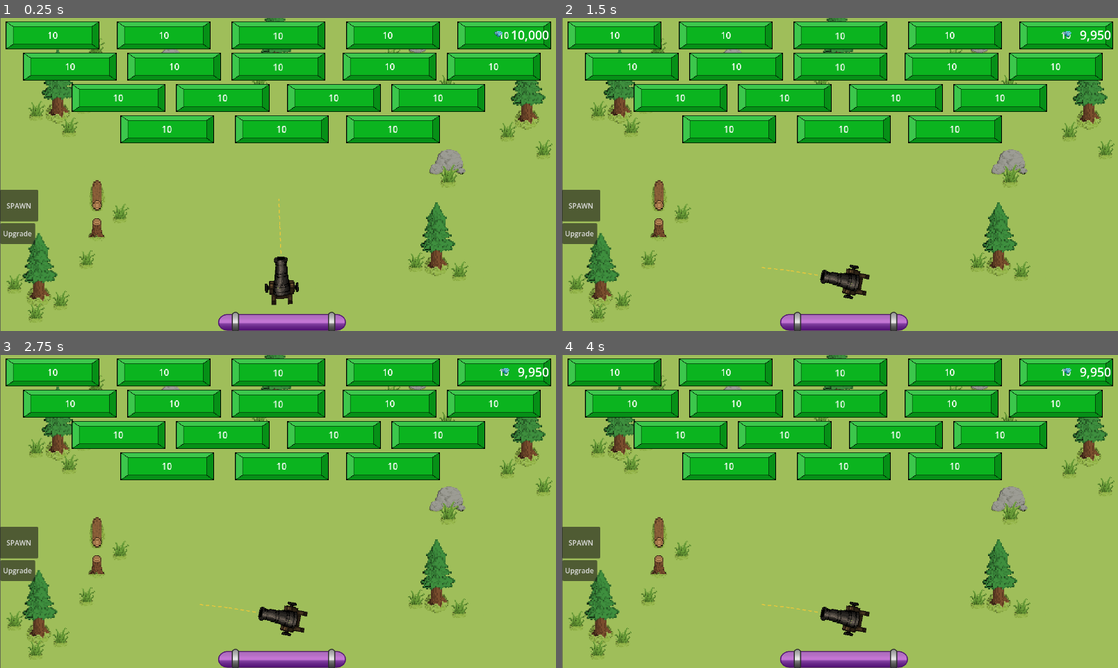
Above: before the commit, frames 1-4 (two rows, left to right).
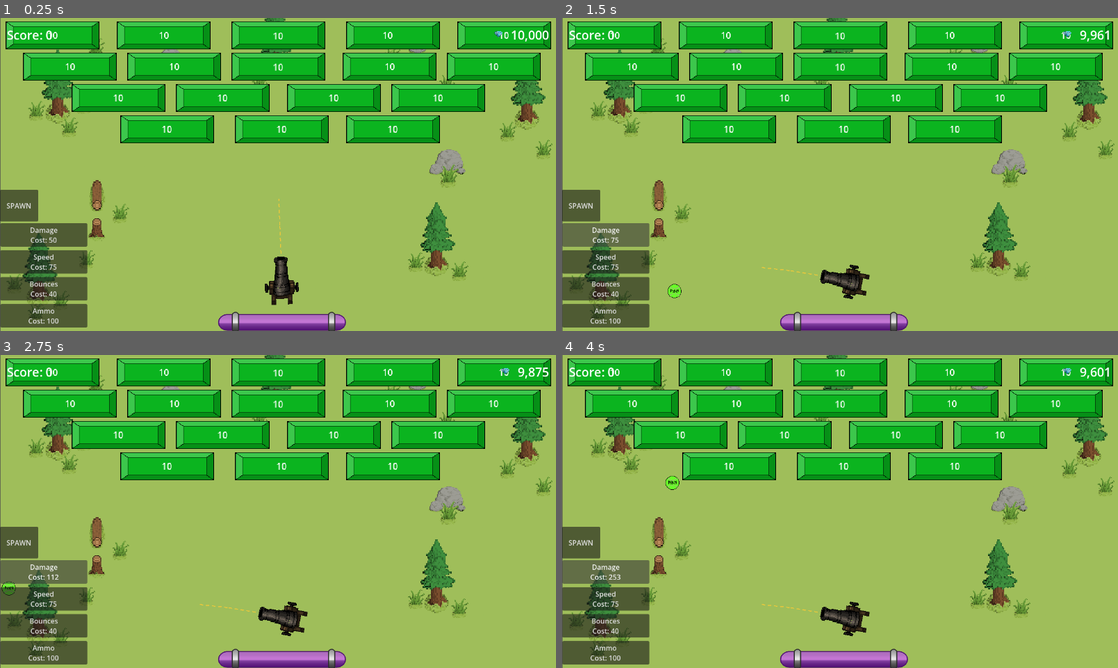
Above: after the commit, the same moments.

Repository: RuiTheSalted/Brick-by-Brick
Game: Godot game, scene res://scenes/level.tscn
Same seed, same stepped clock (60 frames per second), same inputs: the game is played once before the commit and once after it.
Inputs (mouse positions are in pixels of both pictures, inside the frame that each line leads up to):
- Up to frame 1 (0.25 s): no input
- Up to frame 2 (1.5 s): click "Upgrade" (after the commit: "SPAWN") at 0.5 s; click (606, 233) at 1.25 s, where only the run after the commit has a clickable "Damage Cost: 50"
- Up to frame 3 (2.75 s): click (44, 570) at 2 s, where only the run after the commit has a clickable "Damage Cost: 75"
- Up to frame 4 (4 s): click (606, 570) at 2.75 s, where only the run after the commit has a clickable "Damage Cost: 112"; click (606, 570) at 3.5 s, where only the run after the commit has a clickable "Damage Cost: 168"

The runs differ from the first frame. In frame 1, 4.5% of the frame differs, in the area x 0-89%, y 4-99%; in frame 2, 4.6%; in frame 3, 4.6%; in frame 4, 4.6%, in the area x 0-99%, y 4-99%.
Error after the commit: Invalid call. Nonexistent function 'hit' in base 'StaticBody2D (bricks.gd)'. (res://scripts/ball.gd:42)

Commit message:
Add ball upgrade system with multiple buttons
- Added upgrade level tracking to ball
- Added damage, speed, ammo, and bounce limit to different buttons
- Connected button to trigger ball upgrades

Diff:
--- a/scenes/buttons.tscn
+++ b/scenes/buttons.tscn
@@ -5,11 +5,35 @@
 [node name="Buttons" type="Node2D" unique_id=608108710]
 script = ExtResource("1_ew542")
 
-[node name="Button" type="Button" parent="." unique_id=1104281975]
+[node name="VBoxContainer" type="VBoxContainer" parent="." unique_id=100000001]
+offset_right = 200.0
+offset_bottom = 220.0
+theme_override_constants/separation = 8
+
+[node name="DamageButton" type="Button" parent="VBoxContainer" unique_id=100000002]
 focus_mode = 0
-offset_right = 80.0
-offset_bottom = 48.0
-text = "Upgrade
-"
+custom_minimum_size = Vector2(180, 48)
+layout_mode = 2
+text = "Damage
+Cost: 50"
 
-[connection signal="pressed" from="Button" to="." method="_on_upgrade_button_pressed"]
+[node name="SpeedButton" type="Button" parent="VBoxContainer" unique_id=100000003]
+focus_mode = 0
+custom_minimum_size = Vector2(180, 48)
+layout_mode = 2
+text = "Speed
+Cost: 75"
+
+[node name="BouncesButton" type="Button" parent="VBoxContainer" unique_id=100000004]
+focus_mode = 0
+custom_minimum_size = Vector2(180, 48)
+layout_mode = 2
+text = "Bounces
+Cost: 40"
+
+[node name="AmmoButton" type="Button" parent="VBoxContainer" unique_id=100000005]
+focus_mode = 0
+custom_minimum_size = Vector2(180, 48)
+layout_mode = 2
+text = "Ammo
+Cost: 100"
--- a/scenes/cannon/HUD_currency.tscn
+++ b/scenes/cannon/HUD_currency.tscn
@@ -3,12 +3,13 @@
 [ext_resource type="Script" uid="uid://d324c0rmw5ei8" path="res://scripts/cannon/HUD_currency.gd" id="1_5clsa"]
 [ext_resource type="Texture2D" uid="uid://dd1tc38jvtd6y" path="res://assets/spritesArt/currency/Currency.png" id="1_mphr0"]
 
-[node name="HUD" type="CanvasLayer" unique_id=45399565 node_paths=PackedStringArray("currency_label", "currency_icon")]
+[node name="HUD" type="CanvasLayer" unique_id=45399565 node_paths=PackedStringArray("currency_label", "currency_icon", "score_label")]
 layer = 10
 script = ExtResource("1_5clsa")
 currency_texture = ExtResource("1_mphr0")
 currency_label = NodePath("Control/HBoxContainer/CurrencyLabel")
 currency_icon = NodePath("Control/HBoxContainer/CurrencyIcon")
+score_label = NodePath("Control/ScoreLabel")
 
 [node name="Control" type="Control" parent="." unique_id=2080451227]
 layout_mode = 3
@@ -44,3 +45,18 @@
 theme_override_font_sizes/font_size = 28
 text = "0"
 vertical_alignment = 1
+
+[node name="ScoreLabel" type="Label" parent="Control" unique_id=200000001]
+layout_mode = 1
+anchors_preset = 2
+anchor_left = 0.0
+anchor_top = 0.0
+anchor_right = 0.0
+anchor_bottom = 0.0
+offset_left = 16.0
+offset_top = 16.0
+offset_right = 220.0
+offset_bottom = 64.0
+theme_override_font_sizes/font_size = 28
+text = "Score: 0"
+vertical_alignment = 1
--- a/scripts/bricks.gd
+++ b/scripts/bricks.gd
@@ -25,6 +25,10 @@
 	# print("Brick hit ", hits, " time(s). Health remaining: ", health)
 
 	if health <= 0:
+		if get_tree().root.has_node("ScoreManager"):
+			get_tree().root.get_node("ScoreManager").add_score(
+				get_tree().root.get_node("ScoreManager").score_per_brick
+			)
 		queue_free()
 	else:
 		_update_visuals()
--- a/scripts/buttons.gd
+++ b/scripts/buttons.gd
@@ -1,23 +1,40 @@
 extends Node2D
 
-# Which stat this button upgrades — set in the Inspector per button node
-# Valid values: "damage", "speed", "bounces", "ammo"
-@export var upgrade_stat: String = "damage"
-
-# Set to true while testing so upgrades are free
 @export var debug_free_upgrades: bool = false
 
+@onready var damage_button: Button = $VBoxContainer/DamageButton
+@onready var speed_button: Button = $VBoxContainer/SpeedButton
+@onready var bounces_button: Button = $VBoxContainer/BouncesButton
+@onready var ammo_button: Button = $VBoxContainer/AmmoButton
 
-func _on_upgrade_button_pressed() -> void:
+
+func _ready() -> void:
+	damage_button.pressed.connect(_on_damage_pressed)
+	speed_button.pressed.connect(_on_speed_pressed)
+	bounces_button.pressed.connect(_on_bounces_pressed)
+	ammo_button.pressed.connect(_on_ammo_pressed)
+	_update_labels()
+
+
+func _update_labels() -> void:
+	if not get_tree().root.has_node("UpgradeManager"):
+		return
+	var um = get_tree().root.get_node("UpgradeManager")
+	damage_button.text = "Damage\nCost: %d" % um.get_cost("damage")
+	speed_button.text = "Speed\nCost: %d" % um.get_cost("speed")
+	bounces_button.text = "Bounces\nCost: %d" % um.get_cost("bounces")
+	ammo_button.text = "Ammo\nCost: %d" % um.get_cost("ammo")
+
+
+func _try_upgrade(stat: String) -> void:
 	if not get_tree().root.has_node("UpgradeManager"):
 		print("Error: UpgradeManager not found")
 		return
 
 	var um = get_tree().root.get_node("UpgradeManager")
 
-	# Debug mode: bypass cost check entirely
 	if debug_free_upgrades:
-		match upgrade_stat:
+		match stat:
 			"damage":
 				um.damage_level += 1
 				um.emit_signal("damage_upgraded", um.damage_level)
@@ -34,16 +51,31 @@
 				um.ammo_level += 1
 				um.emit_signal("ammo_upgraded", um.ammo_level)
 				um.update_active_cannons()
-		print("DEBUG: Free '", upgrade_stat, "' upgrade applied")
+		print("DEBUG: Free '", stat, "' upgrade applied")
+		_update_labels()
 		return
 
-	# Normal path: deduct currency and apply upgrade
-	print("Attempting '", upgrade_stat, "' upgrade | Currency: ",
+	print("Attempting '", stat, "' upgrade | Currency: ",
 		get_tree().root.get_node("CurrencyManager").currency,
-		" | Cost: ", um.get_cost(upgrade_stat))
+		" | Cost: ", um.get_cost(stat))
 
-	var success = um.try_upgrade(upgrade_stat)
+	var success = um.try_upgrade(stat)
 
 	if not success:
-		print("Upgrade failed — need ", um.get_cost(upgrade_stat),
+		print("Upgrade failed — need ", um.get_cost(stat),
 			" but have ", get_tree().root.get_node("CurrencyManager").currency)
+
+	_update_labels()
+
+
+func _on_damage_pressed() -> void:
+	_try_upgrade("damage")
+
+func _on_speed_pressed() -> void:
+	_try_upgrade("speed")
+
+func _on_bounces_pressed() -> void:
+	_try_upgrade("bounces")
+
+func _on_ammo_pressed() -> void:
+	_try_upgrade("ammo")
--- a/scripts/cannon/HUD_currency.gd
+++ b/scripts/cannon/HUD_currency.gd
@@ -6,6 +6,7 @@
 # Drag your nodes in directly from the Inspector
 @export var currency_label: Label
 @export var currency_icon: TextureRect
+@export var score_label: Label
 
 # Reserved for per-stat upgrade UI — wire these up manually when ready
 @export var upgrade_level_label: Label
@@ -23,11 +24,11 @@
 	if currency_icon and currency_texture:
 		currency_icon.texture = currency_texture
 
-	call_deferred("_connect_to_currency_manager")
+	call_deferred("_connect_to_managers")
 	_update_label()
 
 
-func _connect_to_currency_manager() -> void:
+func _connect_to_managers() -> void:
 	if get_tree().root.has_node("CurrencyManager"):
 		var cm = get_tree().root.get_node("CurrencyManager")
 		cm.currency_changed.connect(_on_currency_changed)
@@ -37,6 +38,15 @@
 		_update_label()
 	else:
 		push_warning("HUD: CurrencyManager not found! Make sure it is added as an AutoLoad.")
+
+	if get_tree().root.has_node("ScoreManager"):
+		var sm = get_tree().root.get_node("ScoreManager")
+		sm.score_changed.connect(_on_score_changed)
+		sm.reset_score()
+		print("HUD: Connected to ScoreManager successfully")
+		_update_score_label(sm.score)
+	else:
+		push_warning("HUD: ScoreManager not found! Make sure it is added as an AutoLoad.")
 
 
 func _process(delta: float) -> void:
@@ -49,9 +59,18 @@
 	target_currency = float(new_amount)
 
 
+func _on_score_changed(new_score: int) -> void:
+	_update_score_label(new_score)
+
+
 func _update_label() -> void:
 	if currency_label:
 		currency_label.text = _format_number(int(display_currency))
+
+
+func _update_score_label(value: int) -> void:
+	if score_label:
+		score_label.text = "Score: " + _format_number(value)
 
 
 # Formats an integer with comma separators e.g. 1500 -> "1,500"
--- /dev/null
+++ b/scripts/cannon/ScoreManager.gd
@@ -0,0 +1,20 @@
+extends Node
+
+# --- Score ---
+var score: int = 0
+
+# --- Points awarded per brick destroyed (configurable in Inspector) ---
+@export var score_per_brick: int = 10
+
+# --- Signal ---
+signal score_changed(new_score: int)
+
+
+func add_score(amount: int) -> void:
+	score += amount
+	emit_signal("score_changed", score)
+
+
+func reset_score() -> void:
+	score = 0
+	emit_signal("score_changed", score)
--- a/scripts/cannon/cannon_ball.gd
+++ b/scripts/cannon/cannon_ball.gd
@@ -6,13 +6,22 @@
 	preload("res://assets/spritesArt/ball/tennisBall.png"),  # tier 1  (5–9)
 	preload("res://assets/spritesArt/ball/BeachBall.png"),   # tier 2  (10–14)
 	preload("res://assets/spritesArt/ball/iceball.png"),     # tier 3  (15–19)
-	preload("res://assets/spritesArt/ball/Cannon_Ball.png"), # tier 4  (20+)
+	preload("res://assets/spritesArt/ball/Cannon_Ball_Big.png"), # tier 4  (20+)
 ]
 
 # --- Runtime Stats (set by UpgradeManager on spawn) ---
 var damage: int = 1
 var ball_speed: float = 800.0
 var max_bounces: int = 10
+
+# --- Per-tier scale overrides (one entry per texture tier, Vector2.ZERO = auto) ---
+@export var tier_scales: Array[Vector2] = [
+	Vector2.ZERO, # tier 0 — auto
+	Vector2.ZERO, # tier 1 — auto
+	Vector2.ZERO, # tier 2 — auto
+	Vector2.ZERO, # tier 3 — auto
+	Vector2.ZERO, # tier 4 — set this to fix Cannon_Ball.png size
+]
 
 # --- Currency per hit ---
 @export var currency_per_hit: int = 10
@@ -32,7 +41,7 @@
 	# Record the original display size before any texture swap
 	var sprite = get_node_or_null("cannonBall")
 	if sprite and sprite.texture:
-		_base_display_size = sprite.texture.get_size() * sprite.scale
+		_base_display_size = (sprite.texture.get_size() * sprite.scale) * 0.50
 	if get_tree().root.has_node("UpgradeManager"):
 		get_tree().root.get_node("UpgradeManager").apply_to_ball(self)
 
@@ -42,7 +51,6 @@
 	_movement = directional_force.normalized() * ball_speed
 	set_physics_process(true)
 
-
 # Called by UpgradeManager to swap texture based on total upgrade tier
 func apply_texture_tier(tier: int) -> void:
 	if ball_textures.size() > 0:
@@ -50,8 +58,10 @@
 		var sprite = get_node_or_null("cannonBall")
 		if sprite:
 			sprite.texture = ball_textures[idx]
-			# Rescale to preserve the original display size regardless of new texture dimensions
-			if _base_display_size != Vector2.ZERO and sprite.texture:
+			# Use manual override scale if set for this tier, otherwise auto-fit to base display size
+			if idx < tier_scales.size() and tier_scales[idx] != Vector2.ZERO:
+				sprite.scale = tier_scales[idx]
+			elif _base_display_size != Vector2.ZERO and sprite.texture:
 				sprite.scale = _base_display_size / sprite.texture.get_size()
 
 
Not shown, added: scripts/cannon/ScoreManager.gd.uid
